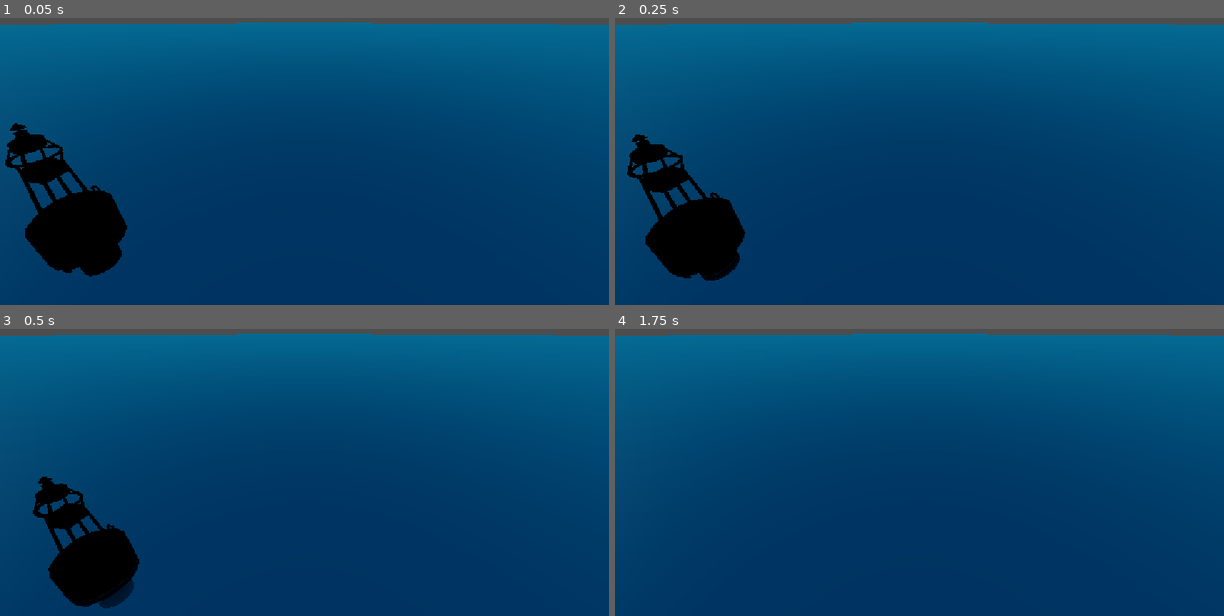
Above: before the commit, frames 1-4 (two rows, left to right).
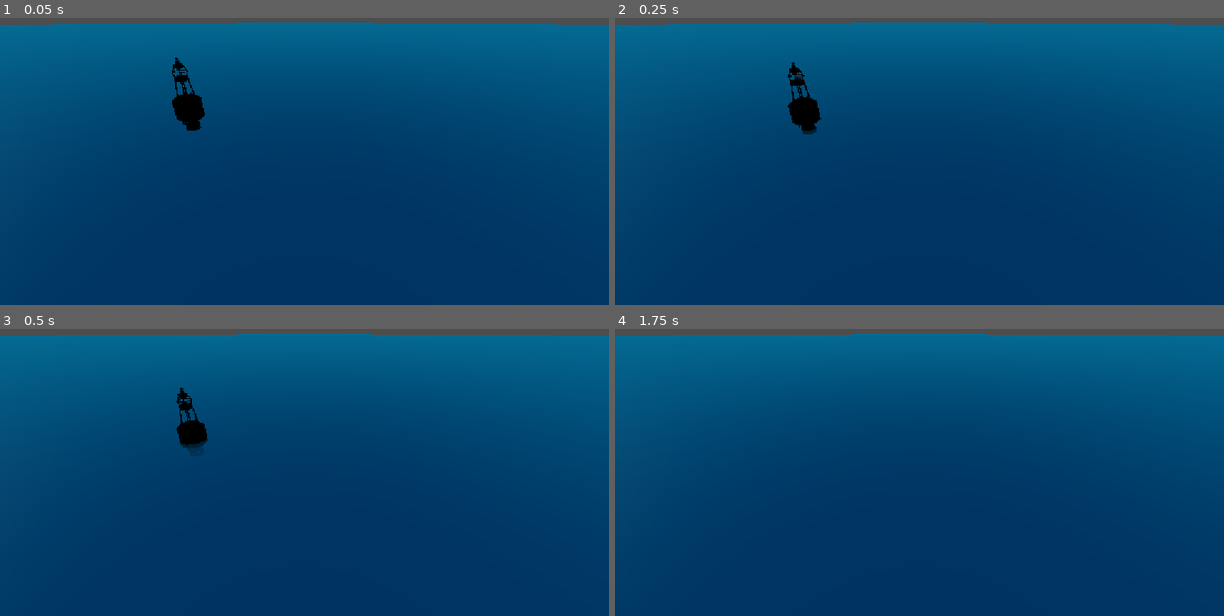
Above: after the commit, the same moments.

Repository: Explotador72/abyss
Game: Godot game, scene res://game/scenes/main.tscn
Two runs of this game, one before a commit and one after it. Both use one fixed random seed, a clock stepped at 60 frames per second and the inputs below.
Inputs (mouse positions are in pixels of both pictures, inside the frame that each line leads up to):
- Up to frame 1 (0.05 s): no input
- Up to frame 2 (0.25 s): no input
- Up to frame 3 (0.5 s): no input
- Up to frame 4 (1.75 s): move the mouse to (1053, 426) at 0.52 s; hold D 0.53-1.25 s; hold Shift 0.53-1.25 s; click (1053, 426) at 0.67 s; drag from (797, 461) to (889, 512) at 1.27 s

The runs differ from the first frame. In frame 1, 5.8% of the frame differs, in the area x 0-34%, y 13-91%; in frame 2, 5.5%; in frame 3, 4.8%; in frame 4, less than 0.1%.

Commit message:
fix: remove mesh_center/snap_grid UV snap, restore original geo_aa, add debug_use_generated_mesh_in_editor

Diff:
--- a/engine/ocean/ocean_system.gd
+++ b/engine/ocean/ocean_system.gd
@@ -308,6 +308,8 @@
 @export_range(0.0, 64.0, 0.25) var follow_snap_size := 0.0
 ## Follow camera in editor.
 @export var follow_camera_in_editor := false
+## Use generated clipmap mesh in editor (for validation).
+@export var debug_use_generated_mesh_in_editor := false
 ## Enables far-ocean LOD rings and distance-based simplification.
 
 @export_group('Lod')
@@ -441,7 +443,6 @@
 	_update_sky_lighting_shader_parameters()
 	_update_far_lod_shader_parameters()
 	_update_water_mesh()
-	_set_water_shader_parameter(&'mesh_center', Vector2(global_position.x, global_position.z))
 
 func _process(delta : float) -> void:
 	_update_follow_camera()
@@ -516,16 +517,6 @@
 		map_scales[i] = Vector4(uv_scale.x, uv_scale.y, params.displacement_scale, params.normal_scale)
 	_set_water_shader_parameter(&'map_scales', map_scales)
 
-	var snap_grid := 1e10
-	for i in cascade_count:
-		var params := parameters[i]
-		if params == null:
-			continue
-		var texel := minf(params.tile_length.x, params.tile_length.y) / float(simulation_map_size)
-		var effective := texel / maxf(wave_freq, 0.001)
-		snap_grid = minf(snap_grid, effective)
-	_set_water_shader_parameter(&'snap_grid', 0.05 if snap_grid > 1e9 else snap_grid)
-
 	_update_spectrum_blend_uniform()
 
 func _update_spectrum_blend_uniform() -> void:
@@ -698,7 +689,7 @@
 	_set_wave_blend_alpha(1.0)
 
 func _update_water_mesh() -> void:
-	if Engine.is_editor_hint():
+	if Engine.is_editor_hint() and not debug_use_generated_mesh_in_editor:
 		mesh = EDITOR_WATER_PREVIEW_MESH
 		extra_cull_margin = maxf(256.0, EDITOR_WATER_PREVIEW_MESH.size.length() * 0.5)
 		_update_far_lod_shader_parameters()
@@ -724,7 +715,6 @@
 	target_position.x = camera.global_position.x
 	target_position.z = camera.global_position.z
 	global_position = target_position
-	_set_water_shader_parameter(&'mesh_center', Vector2(global_position.x, global_position.z))
 
 func _segments_for_ring(radius: float) -> int:
 	return clampi(int(ceil(TAU * radius / maxf(target_arc_length, 0.1))), min_ring_segments, max_ring_segments)
--- a/engine/ocean/shaders/spatial/water.gdshader
+++ b/engine/ocean/shaders/spatial/water.gdshader
@@ -34,8 +34,6 @@
 uniform float height_crest : hint_range(0.0, 5.0, 0.01) = 1.0;
 uniform float wave_freq : hint_range(0.1, 5.0, 0.01) = 1.0;
 uniform float detail_freq : hint_range(0.0, 5.0, 0.01) = 1.0;
-uniform float snap_grid = 0.05;
-uniform vec2 mesh_center = vec2(0.0);
 uniform float water_speed : hint_range(0.0, 5.0, 0.01) = 1.0;
 uniform int water_debug_view : hint_range(0, 3) = 0;
 uniform float object_foam_depth_start : hint_range(0.0, 10.0, 0.01) = 2.83;
@@ -132,9 +130,7 @@
 }
 
 void vertex() {
-	vec2 snapped_center = snap_grid > 0.0 ? floor(mesh_center / snap_grid + 0.5) * snap_grid : mesh_center;
-	vec2 local_offset = VERTEX.xz - mesh_center;
-	UV = snapped_center + local_offset;
+	UV = VERTEX.xz;
 	distance_to_camera = length(VERTEX.xz - CAMERA_POSITION_WORLD.xz);
 	distance_lod = get_distance_lod(distance_to_camera);
 
--- a/engine/ocean/shaders/water.gdshader
+++ b/engine/ocean/shaders/water.gdshader
@@ -35,8 +35,7 @@
 uniform float height_crest : hint_range(0.0, 5.0, 0.01) = 1.0;
 uniform float wave_freq : hint_range(0.1, 5.0, 0.01) = 1.0;
 uniform float detail_freq : hint_range(0.0, 5.0, 0.01) = 1.0;
-uniform float snap_grid = 0.05;
-uniform vec2 mesh_center = vec2(0.0);
+
 uniform float water_speed : hint_range(0.0, 5.0, 0.01) = 1.0;
 uniform int water_debug_view : hint_range(0, 3) = 0;
 uniform float object_foam_depth_start : hint_range(0.0, 10.0, 0.01) = 2.83;
@@ -133,9 +132,7 @@
 }
 
 void vertex() {
-	vec2 snapped_center = snap_grid > 0.0 ? floor(mesh_center / snap_grid + 0.5) * snap_grid : mesh_center;
-	vec2 local_offset = VERTEX.xz - mesh_center;
-	UV = snapped_center + local_offset;
+	UV = VERTEX.xz;
 	distance_to_camera = length(VERTEX.xz - CAMERA_POSITION_WORLD.xz);
 	distance_lod = get_distance_lod(distance_to_camera);
 
--- a/game/scenes/main.tscn
+++ b/game/scenes/main.tscn
@@ -11,10 +11,10 @@
 [node name="Main" type="Node3D" unique_id=751255594]
 
 [node name="OceanSystem" parent="." unique_id=1912029964 instance=ExtResource("1_20rwd")]
-transform = Transform3D(1, 0, 0, 0, 1, 0, 0, 0, 1, 9.790937, 0, -3.2047577)
+transform = Transform3D(1, 0, 0, 0, 1, 0, 0, 0, 1, 0.30830002, 0, -0.34187222)
 water_color = Color(8.904189e-07, 0.28770375, 0.32488927, 1)
 water_deep_color = Color(0.014753374, 0.2035498, 0.38014144, 1)
-height_crest = 1.0
+height_crest = 1.62
 water_speed = 0.5
 water_absorb = Color(1, 1, 1, 1)
 underwater_depth_start = 0.2
@@ -23,13 +23,13 @@
 stylized_flatness = 0.65
 wind_external = NodePath("../WindSystem")
 simulation_map_size = 512
-mesh_base_cell_size = 16.0
 follow_camera_in_editor = true
+debug_use_generated_mesh_in_editor = true
 far_lod_radius = 666.0
 
 [node name="WindSystem" type="Node" parent="." unique_id=5443161 node_paths=PackedStringArray("sprite_arrow")]
 script = ExtResource("2_gp8w2")
-wind_speed = 15.1
+wind_speed = 10.5
 wind_direction = 285.0
 sprite_arrow = NodePath("Sprite3D")
 direction_slew_rate = 180.0
@@ -43,7 +43,7 @@
 transform = Transform3D(1, 0, 0, 0, 1, 0, 0, 0, 1, 13.307933, 1.6083913, -10.195515)
 
 [node name="Camera3D" type="Camera3D" parent="." unique_id=1101517580]
-transform = Transform3D(0.14665031, 0.44838023, -0.8817306, 1.3130084e-08, 0.89136773, 0.4532809, 0.98918843, -0.0664738, 0.13071936, 9.790937, 6.828908, -3.2047577)
+transform = Transform3D(0.14665031, 0.44838023, -0.8817306, 1.3130084e-08, 0.89136773, 0.4532809, 0.98918843, -0.0664738, 0.13071936, 0.30830002, 6.828908, -0.34187222)
 script = ExtResource("5_8buom")
 
 [node name="MeshInstance3D" type="MeshInstance3D" parent="." unique_id=579529627]
